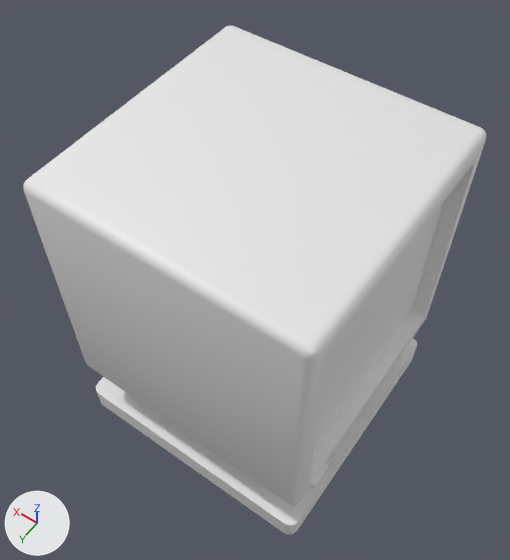
Two versions of the FBX model VR-TP-G1/Assets/Resources/monitor.fbx, one commit apart.
The view is the same before and after, from a camera (50 mm lens) standing at (-1.79, 2.58, 5.38) and looking at (0.06, 0.0, 1.32). Lighting does not change. The marker at lower left points along +X, +Y and +Z. Materials are left out; every surface is plain grey. Where no turn or scale is listed for an object, it has been applied to the vertices.
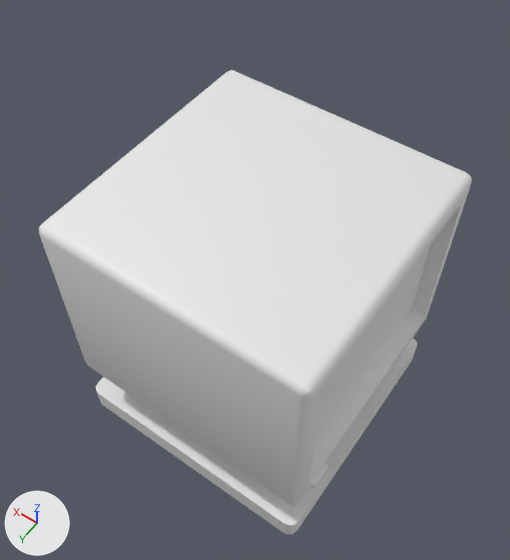
The change, as a diff of the scene's bpy script:
```diff
--- a/VR-TP-G1/Assets/Resources/monitor.fbx.py
+++ b/VR-TP-G1/Assets/Resources/monitor.fbx.py
@@ me_plane @@
 me_plane.from_pydata(...)  # 4 vertices, 1 face; spans x 0.0, y -0.95..0.95, z -0.95..0.95
 # used by ob_plane; location = (-0.886, 0.0, 1.584)
-me_plane.vertices[2].co = (0.0, 0.95, 0.95)
-me_plane.vertices[3].co = (0.0, -0.95, 0.95)
+# me_plane part 1
+me_plane.vertices[2].co = (0.0, 0.95, 0.53)
+me_plane.vertices[3].co = (0.0, -0.95, 0.53)
@@ me_cube @@
 me_cube.from_pydata(...)  # 132 vertices, 130 faces; spans x -1.0..1.0, y -1.0..1.0, z -1.0..1.0
 # used by ob_cube; location = (0.0, 0.0, 1.572)
+# me_cube part 2: all 66 vertices in x -1.0..1.0, y -1.0..1.0, z 0.79..1.0 are moved by (0.0, 0.0, -0.37)
```

Location of each change, [x1, y1, x2, y2] in pixels of the pictures (510 x 560 px; the box of a moved part takes in the faces that stretch with it):
'Cube', reshaped (6% narrower, 9% shorter)
    before: [24, 25, 486, 506]
    after: [39, 70, 472, 506]
part 1 of me_plane, moved or reshaped
    before: [324, 202, 444, 384]
    after: [314, 245, 431, 448]
part 2 of me_cube, moved or reshaped
    before: [24, 25, 486, 398]
    after: [39, 70, 472, 398]
